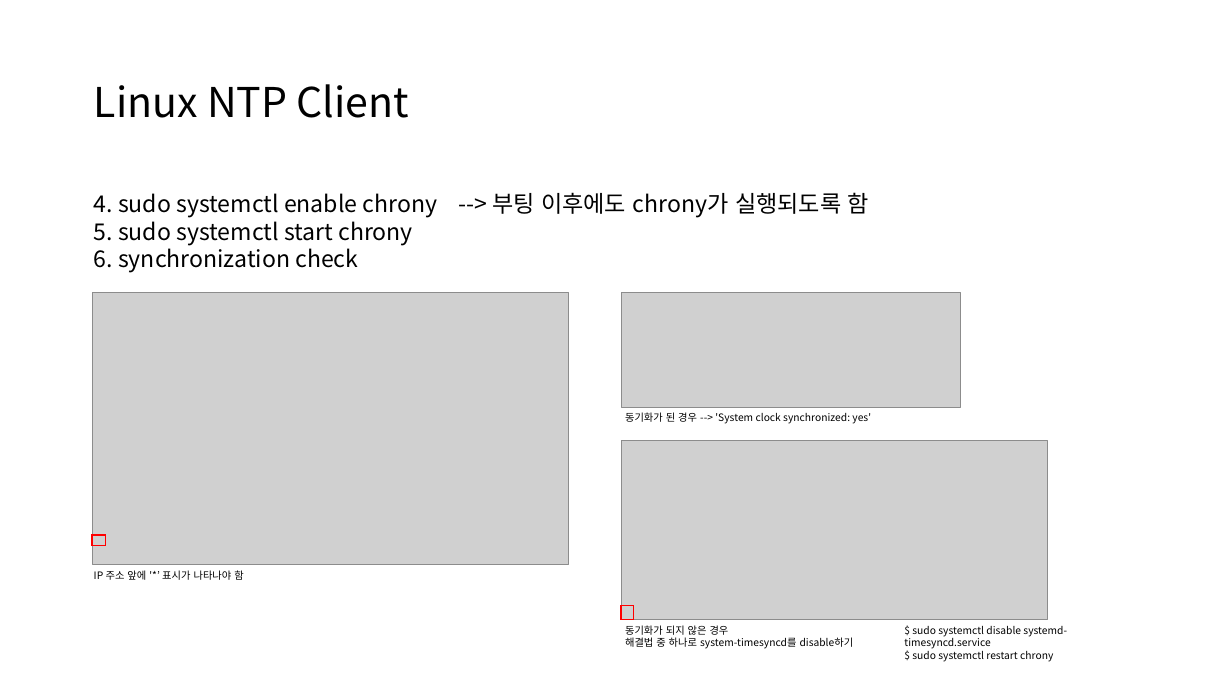
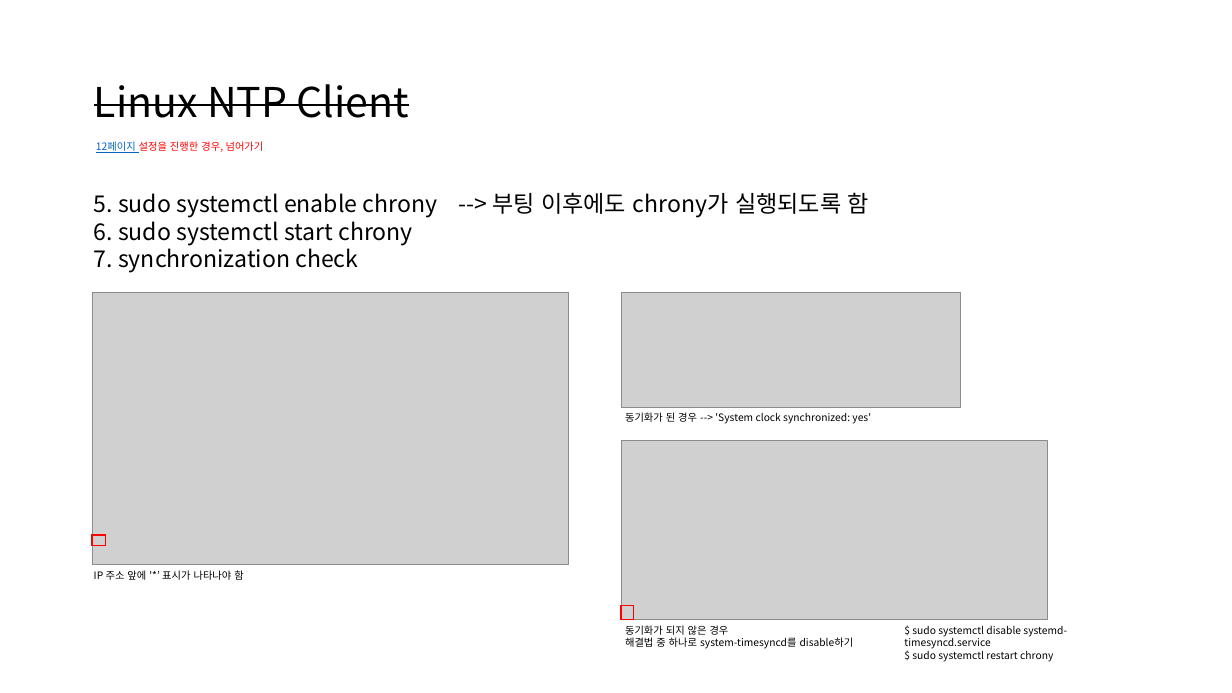
Before and after one commit to UnstructuredWork/udp_client, a slide deck: slide 14 of doc/time_synchronization.pptx (slide 13 before the commit). Drawn at 1232x693 pixels with LibreOffice and Linux fonts; fonts in the diff are those of the drawing; grey boxes stand for pictures. Boxes give left, top, right and bottom in pixels: in the first picture for what was removed or moved away, otherwise in the second. Text is boxed around its words. In the diff, an @@ line names an element or a change of style, - is before the commit and + after.

Commit message:
시간동기화 설정 자동화 추가

```diff
--- a/doc/time_synchronization.pptx
+++ b/doc/time_synchronization.pptx
@@ title "Linux NTP Client" at [94, 84, 409, 118]: strikethrough on @@
@@ text added at [96, 141, 264, 153], 8 pt, text #FF0000 @@
+12페이지 설정을 진행한 경우, 넘어가기
@@ text at [94, 192, 869, 273]: text changed @@
-4. sudo systemctl enable chrony --> 부팅 이후에도 chrony가 실행되도록 함
-5. sudo systemctl start chrony
-6. synchronization check
+5. sudo systemctl enable chrony --> 부팅 이후에도 chrony가 실행되도록 함
+6. sudo systemctl start chrony
+7. synchronization check
```
Also in this commit, not shown: 3 other slides changed, 1 slide added.
